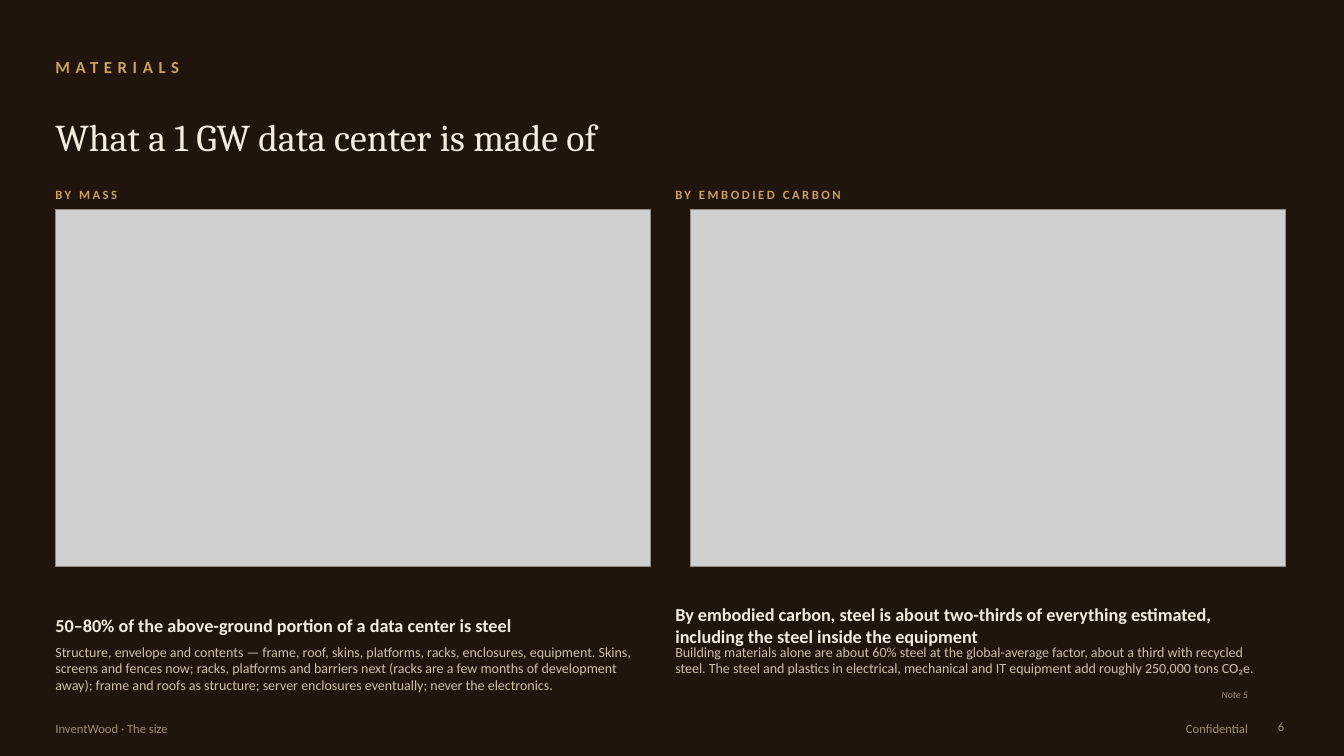
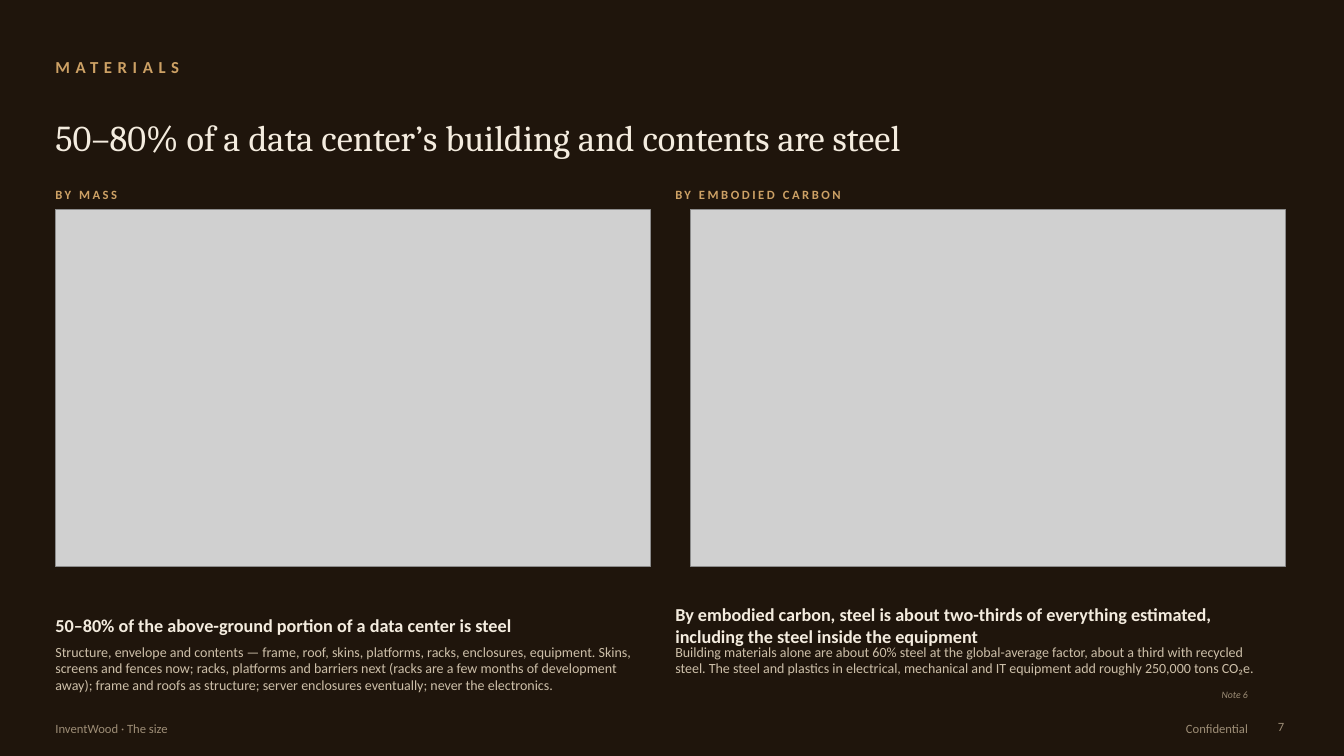
Before and after one commit to alau-hi/decks, a slide deck: slide 7 of superwood-datacenter-investor/SUPERWOOD-for-Data-Centers-Companion.pptx (slide 6 before the commit). Drawn at 1344x756 pixels with LibreOffice and Linux fonts; fonts in the diff are those of the drawing; grey boxes stand for pictures. Boxes give left, top, right and bottom in pixels: in the first picture for what was removed or moved away, otherwise in the second. Text is boxed around its words. In the diff, an @@ line names an element or a change of style, - is before the commit and + after.

```diff
--- a/superwood-datacenter-investor/SUPERWOOD-for-Data-Centers-Companion.pptx
+++ b/superwood-datacenter-investor/SUPERWOOD-for-Data-Centers-Companion.pptx
@@ text at (55,125,901,159): text changed; size 27 to 26 pt @@
-What a 1 GW data center is made of
+50–80% of a data center’s building and contents are steel
@@ page number at (1278,723,1284,731): text changed @@
-6
+7
```
Also in this commit, not shown: 14 other slides changed, 2 slides added, 6 other files.
